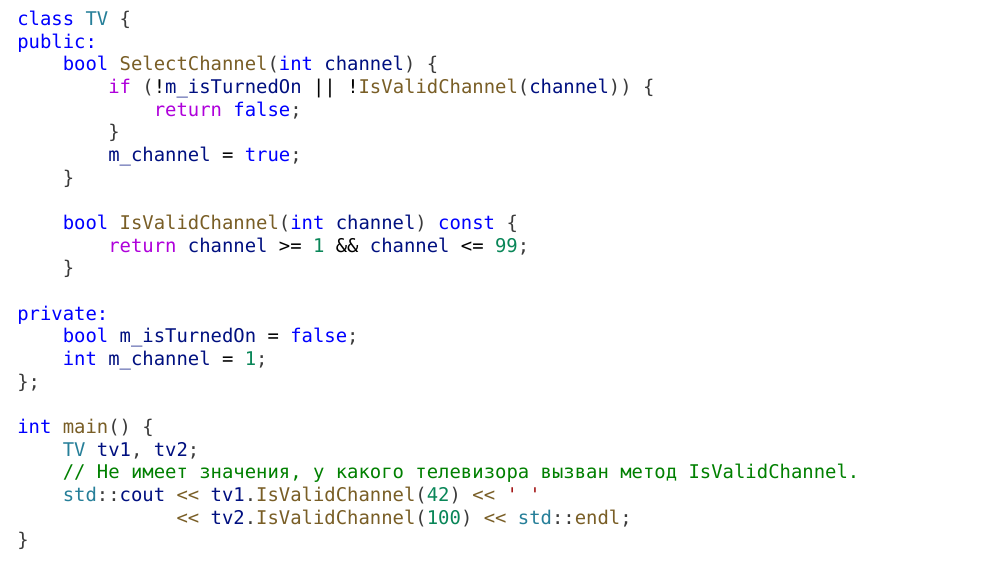
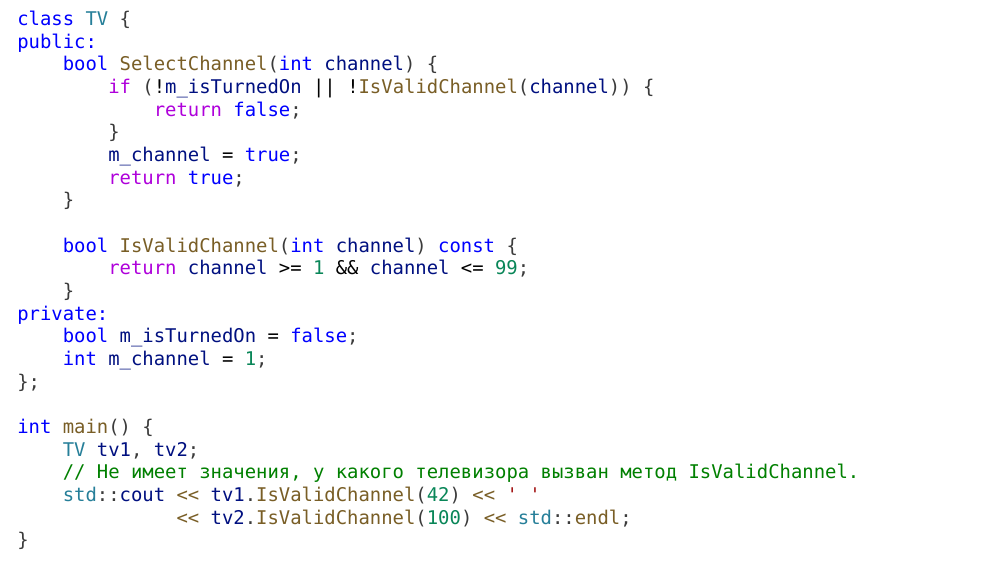
Before and after one commit to alexey-malov/oop, a slide deck: slide 144 of lectures/02/Основы ООП.pptx (slide 142 before the commit). Drawn at 1008x567 pixels with LibreOffice and Linux fonts; fonts in the diff are those of the drawing. Boxes give left, top, right and bottom in pixels: in the first picture for what was removed or moved away, otherwise in the second. Text is boxed around its words. In the diff, an @@ line names an element or a change of style, - is before the commit and + after.

```diff
--- a/lectures/02/Основы ООП.pptx
+++ b/lectures/02/Основы ООП.pptx
@@ text at [108,170,245,187]: paragraph added @@
+return true;
```
Also in this commit, not shown: 3 other slides changed, 2 slides added, 7 other files.
